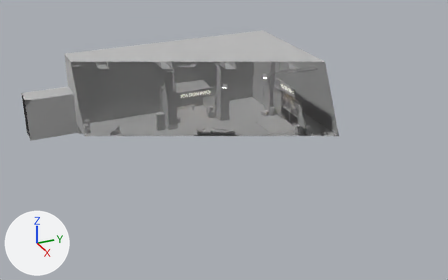
Before and after pictures for a commit that changed the Blender file ArtSource/SubwayTerminal/SubwayTerminal.blend.
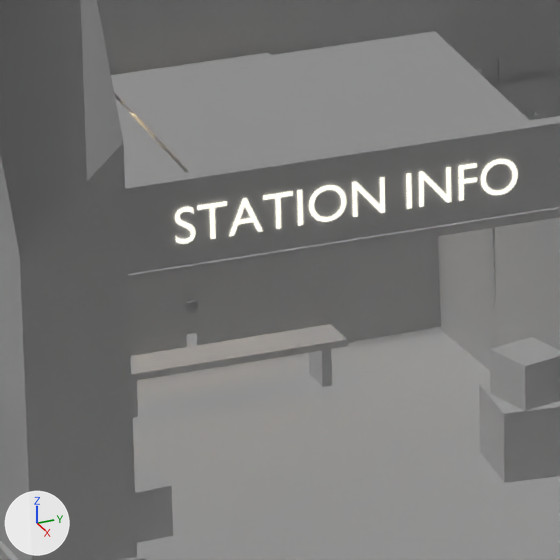
Each version is shown whole from a camera (50 mm lens) standing at (53.66, -22.91, 26.3) and looking at (1.73, 0.45, 0.34), then close up on the part from 37% to 48% of the width and 28% to 45% of the height. Lighting does not change. The marker at lower left points along +X, +Y and +Z. The last two pictures show the newer version. Text is drawn in Blender's own font. Everything nearer to the camera than a plane just in front of the edit is cut away.

In view in the first close-up: 'Fountain', 'Mesh_Fence', 'Side_Barricades', 'Station_Info', 'Terminal_Shell', 'Text STATION INFO'.
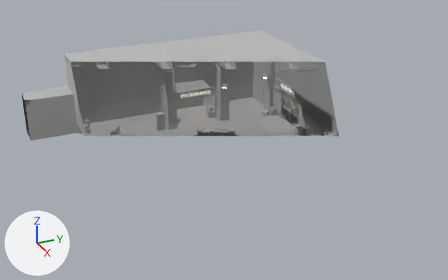
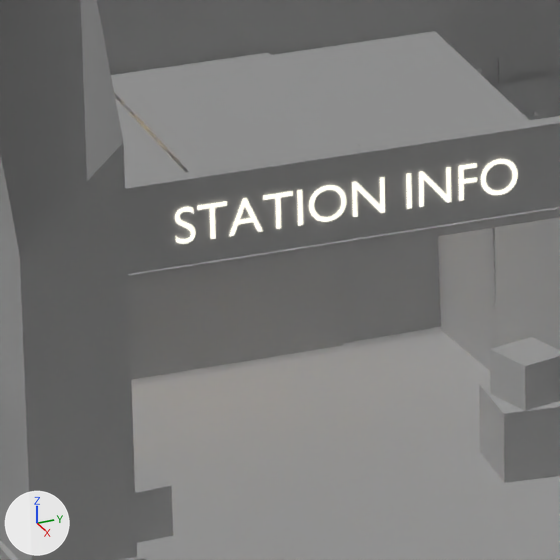
Location of each change, (x1, y1, x2, y2) in pixels of the close-ups (560 x 560 px; the box of a moved part takes in the faces that stretch with it):
part 1 of me_station_info, moved or reshaped
    before: (128, 115, 198, 293)
    after: (131, 354, 200, 380)
part 2 of me_station_info, moved or reshaped
    before: (198, 251, 342, 282)
    after: (200, 251, 344, 368)
part 3 of me_station_info, moved or reshaped (mostly hidden before)
    before: (144, 128, 189, 172)
    after: (128, 254, 329, 365)
part 4 of me_station_info, deleted
    before: (131, 324, 348, 418)

Diff of the bpy script that builds the scene:
```diff
--- a/ArtSource/SubwayTerminal/SubwayTerminal.blend.py
+++ b/ArtSource/SubwayTerminal/SubwayTerminal.blend.py
@@ me_station_info @@
 # used by ob_station_info; location = (0.0, 0.0, 0.0)
-me_station_info.from_pydata(...)  # 916 vertices, 229 faces; spans x -8.93..-2.79, y -4.6..3.1, z -0.03..4.42
+me_station_info.from_pydata(...)  # 804 vertices, 201 faces; spans x -8.93..-2.79, y -4.6..3.1, z -0.03..4.42
+# me_station_info part 1: the loose piece of 4 vertices spanning x -8.72, y -1.5..0.0, z 0.95..2.75 is moved by (0.0, 0.0, -0.9)
+# me_station_info part 2: the loose piece of 4 vertices spanning x -8.72, y 0.0..1.5, z 0.95..2.75 is moved by (0.0, 0.0, -0.9)
+# me_station_info part 3: the loose piece of 4 vertices spanning x -8.72, y -1.35..1.35, z 1.1..2.6 is moved by (0.0, 0.0, -0.9)
+# me_station_info part 4: 28 loose pieces with 112 vertices, spanning x -8.3..-7.85, y -1.2..1.2, z 0.0..0.47, are deleted
+# other edits to the shape of me_station_info do not show in these pictures
 me_station_info.materials.append(mat_quackville_town_atlas)
```
